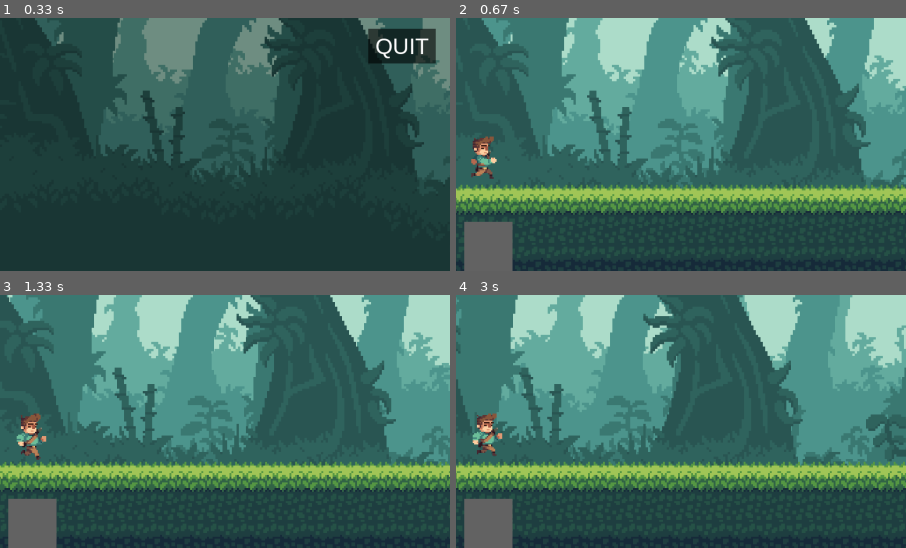
Above: before the commit, frames 1-4 (two rows, left to right).
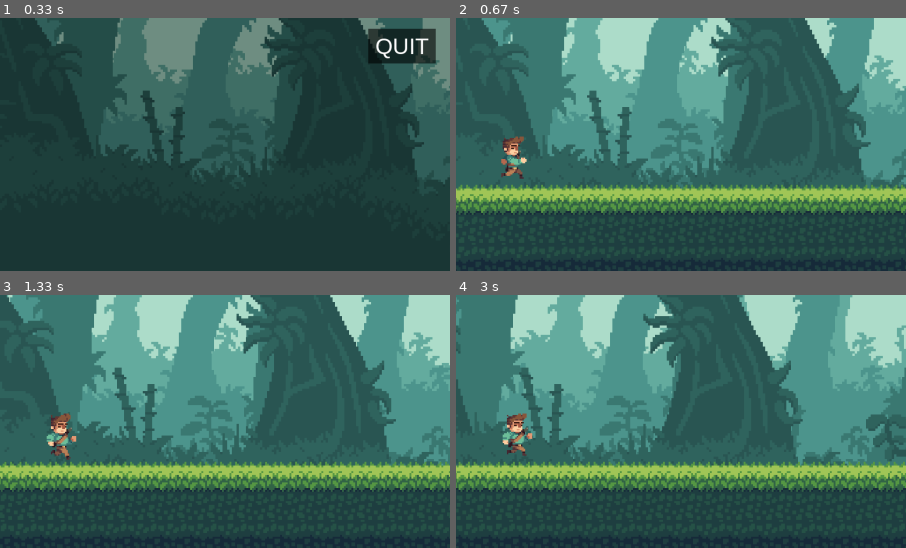
Above: after the commit, the same moments.

Repository: PyroJet1/Pygame-Multiplayer-Endless-Scroller
Game: pygame game, started from __main__.py
Same seed, same stepped clock (60 frames per second), same inputs: the game is played once before the commit and once after it.
Inputs:
- Up to frame 1 (0.33 s): no input
- Up to frame 2 (0.67 s): click "START GAME" at 0.38 s
- Up to frame 3 (1.33 s): tap D at 0.67 s
- Up to frame 4 (3 s): no input
The pictures show only the part of the screen within x 5-55%, y 50-100%; the shares and areas given below are measured in that part.

Frame 1 is identical in both runs. In frame 2, 3.2% of the frame differs, in the area x 1-16%, y 46-100%; in frame 3, 3.4%, in the area x 1-18%, y 46-100%; in frame 4, 3.4%.

Commit message:
positioning players at the start...this was hell

Diff:
--- a/game.py
+++ b/game.py
@@ -15,9 +15,6 @@
        self.screen = screen
        pygame.display.set_caption("GAME NAME GOES HERE")
        self.background = Background(screen)
-       self.player = Player(screen, 1)
-       self.player2 = Player(screen, 2)
-       self.player3 = Player(screen, 3)
        self.world = World(screen)
        self.score = 0.0
        self.font = pygame.font.SysFont("Arial", 36)
@@ -25,9 +22,8 @@
        self.num_players = num_players
        self.players = []
 
-       for i in range(4):
-           player = Player(self.screen, i+1)
-           player.active = (i < num_players)
+       for i in range(num_players):  # Only create `num_players` instances
+           player = Player(self.screen, i + 1)
            self.players.append(player)
 
     def run_game(self):
@@ -40,7 +36,7 @@
             ground_tiles = self.world.ground_sprites
 
             # Check game over for active players
-            if any(p.check_game_over() for p in self.players if p.active):
+            if any(player.check_game_over() for player in self.players):
                 if self.handle_game_over():
                     return "quit"
                 break
@@ -78,25 +74,13 @@
 
                 # Player 2 controls arrow keys
 
-
-            # Update all players (active and inactive)
+            # Update existing players only, draw the existing ones only as well
             for player in self.players:
-                if player.active:
-                    player.update(dt, ground_tiles, self.players)
-                else:
-                    # Keep inactive players in place for collision testing
-                    player.player.y = self.screen.get_height() - 105  # Ground level
+                player.update(dt, ground_tiles, self.players)
+                player.draw()
 
             self.world.world_run()
             self.draw_score()
-
-            # Draw all players
-            for player in self.players:
-                if player.active:
-                    player.draw()
-                else:
-                    # Draw inactive players in gray
-                    pygame.draw.rect(self.screen, (100, 100, 100), player.player)
 
             pygame.display.update()
         return None
--- a/player.py
+++ b/player.py
@@ -5,9 +5,10 @@
     def __init__(self, screen, player_num):
         self.screen = screen
         self.active = False
-        x_position = 200 + (player_num * 150)  # Space players horizontally
+
+        # Single position assignment
+        x_position = 200 + ((player_num - 1) * 200)
         self.player = pygame.Rect(x_position, screen.get_height() - 105, 63, 105)
-        self.player = pygame.Rect(200 - (20 * player_num), self.screen.get_height() - 105, 63, 105)
 
         # Load and process sprite sheet
         self.sprite_sheet = pygame.image.load(f'sprites/character_animations_sprite_p{player_num}.png')
